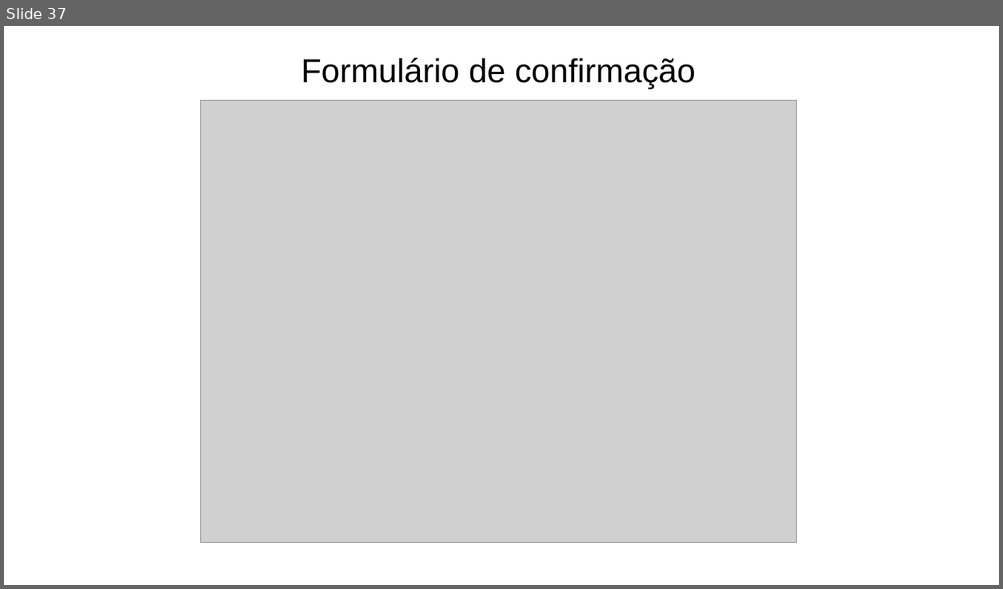
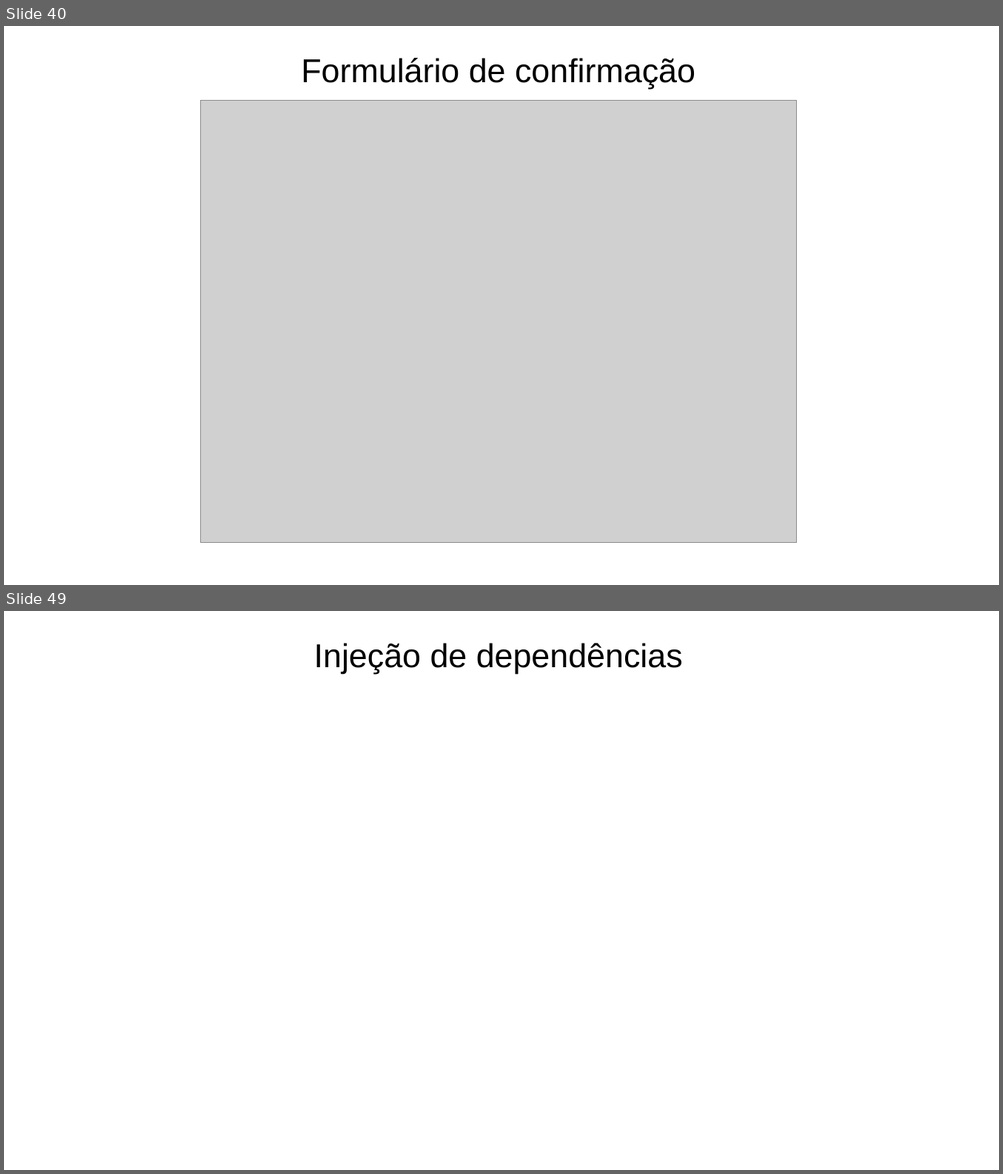
Before and after one commit to prodest/workshop-aspnet-core-mvc, a slide deck: workshop-aspnet-core-mvc.pptx. Shown one above the other, each under a label of ours: slide 37 before the commit, slides 40 and 49 after it; the slides between them are not shown. The pictures are 1003x589 and 1003x1174 pixels, drawn with LibreOffice and Linux fonts; fonts in the diff are those of the drawing; grey boxes stand for pictures; background and template pictures are left out. Boxes give left, top, right and bottom in pixels: in the first picture for what was removed or moved away, otherwise in the second. Text is boxed around its words. In the diff, an @@ line names an element or a change of style, - is before the commit and + after.

```diff
--- a/workshop-aspnet-core-mvc.pptx
+++ b/workshop-aspnet-core-mvc.pptx
@@ slide 49 added at box(4, 611, 999, 1170), background #FFFFFF @@
@@ text added at box(314, 643, 683, 674), 32 pt, text #000000 @@
+Injeção de dependências
@@ what was slide 37 is now slide 40 @@
```
Also in this commit, not shown: 3 slides changed, 10 other slides added, 12 other files.
